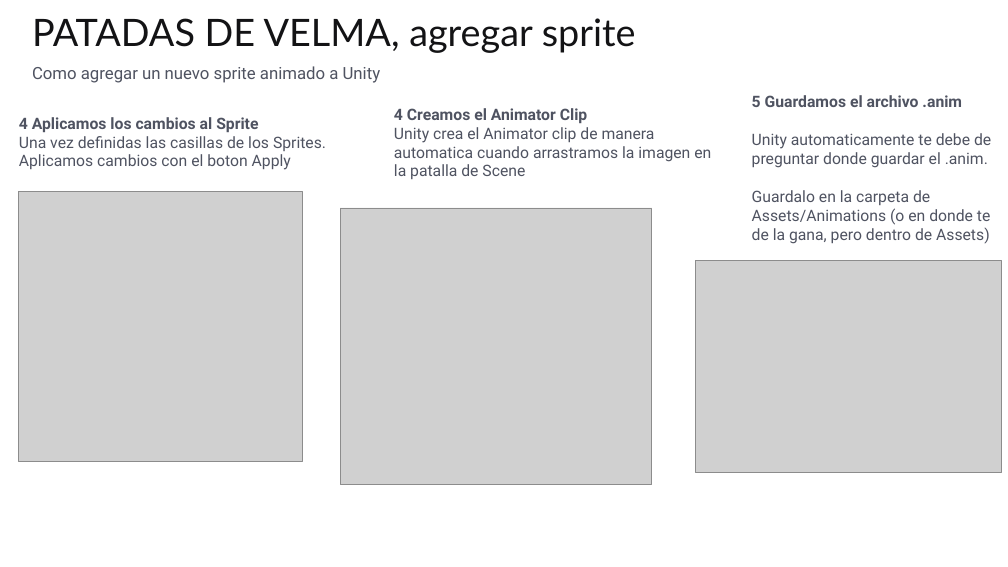
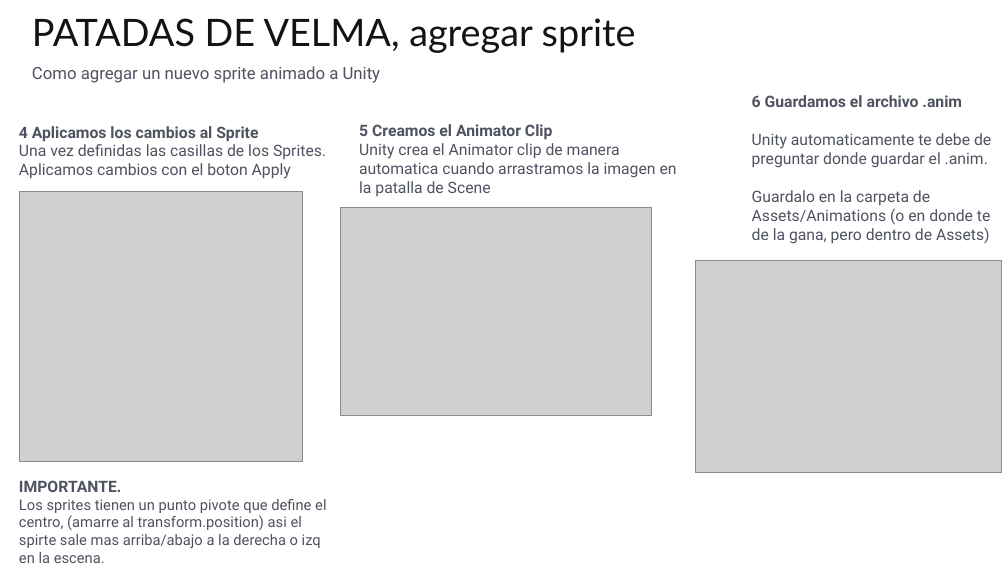
Before and after one commit to abala-tec/TC2005B, a slide deck: slide 19 of T8/T8.8.2-enemigos-fsm/T8.8.2-Enemigos-FSM.pptx. Drawn at 1008x567 pixels with LibreOffice and Linux fonts; fonts in the diff are those of the drawing; grey boxes stand for pictures; background and template pictures are left out. Boxes give left, top, right and bottom in pixels: in the first picture for what was removed or moved away, otherwise in the second. Text is boxed around its words. In the diff, an @@ line names an element or a change of style, - is before the commit and + after.

```diff
--- a/T8/T8.8.2-enemigos-fsm/T8.8.2-Enemigos-FSM.pptx
+++ b/T8/T8.8.2-enemigos-fsm/T8.8.2-Enemigos-FSM.pptx
@@ text "4 Aplicamos los cambios al ...": place and size @@
-text "4 Aplicamos los cambios al ..." at <box>19,117,326,170</box>
+text "4 Aplicamos los cambios al ..." at <box>19,126,326,179</box>
@@ text at <box>359,124,552,139</box>: text changed @@
-4 Creamos el Animator Clip
+5 Creamos el Animator Clip
@@ text "5 Creamos el Animator Clip": place and size @@
-text "5 Creamos el Animator Clip" at <box>394,108,711,179</box>
+text "5 Creamos el Animator Clip" at <box>359,124,677,196</box>
@@ picture: place and size @@
-picture at <box>340,208,652,485</box>
+picture at <box>340,208,652,416</box>
@@ rectangle added at <box>10,470,340,562</box>, fill #FFFFFF @@
@@ text added at <box>19,480,326,548</box>, 14 pt, text #4F5361 @@
+IMPORTANTE.
+Los sprites tienen un punto pivote que define el centro, (amarre al transform.position) asi el spirte sale mas arriba/abajo a la derecha o izq en la escena.
```
Also in this commit, not shown: 10 other slides changed, 2 slides added, 2 slides removed, 12 other files.
